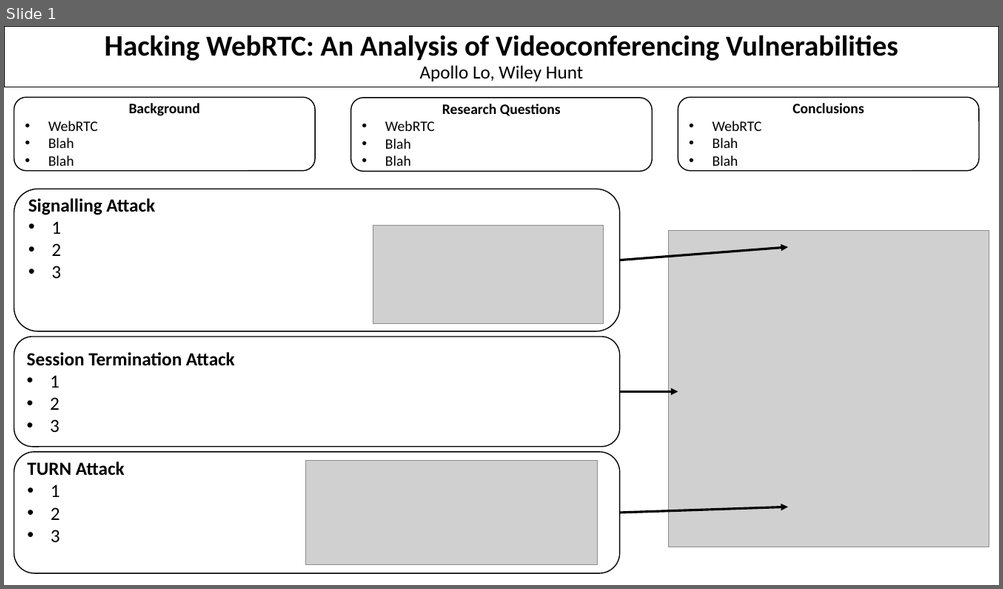
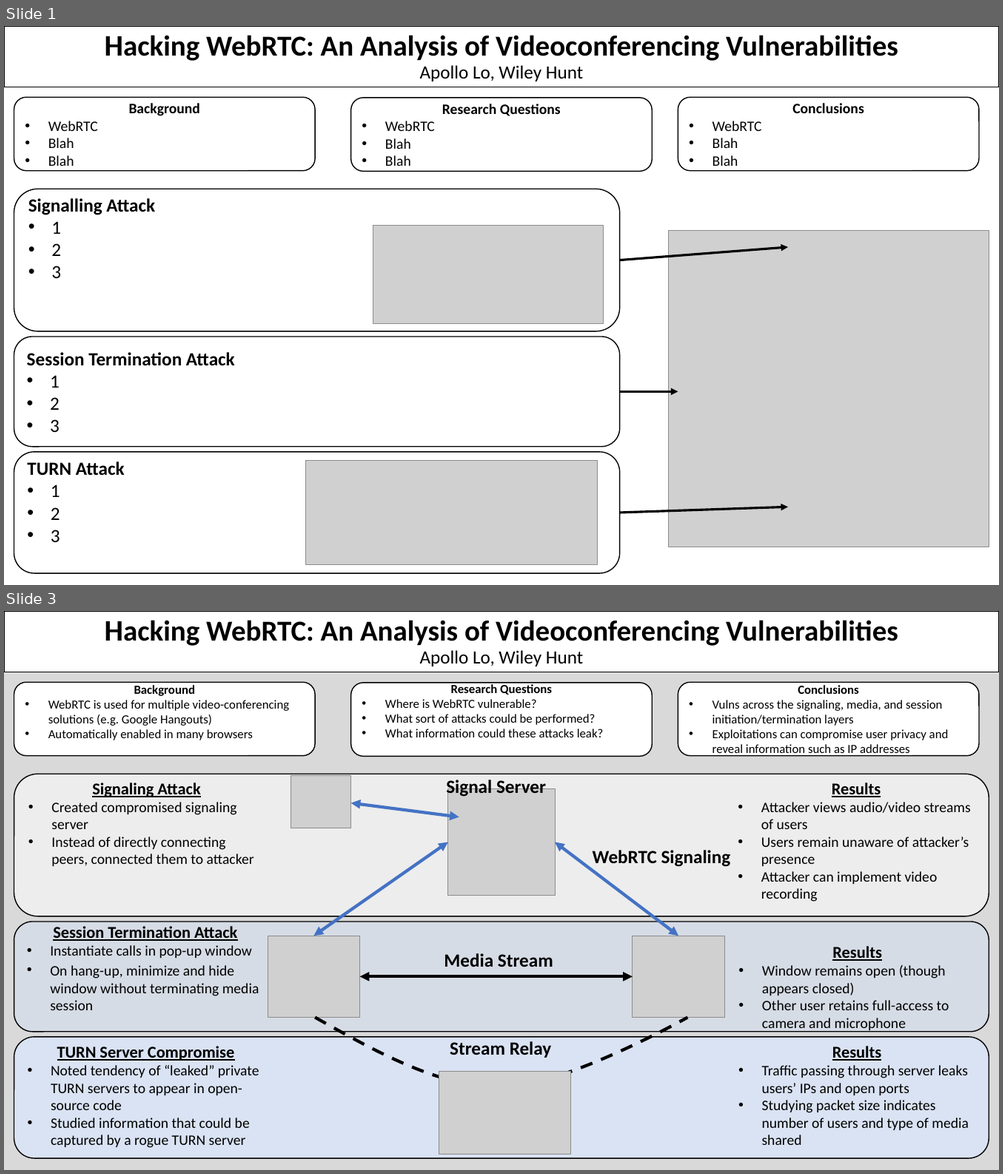
Before and after one commit to whunt1965/WEBRTC-CYBERSEC, a slide deck: WEBRTC_Slide.pptx. Shown one above the other, each under a label of ours: slide 1 before the commit, slides 1 and 3 after it; the slides between them are not shown. The pictures are 1003x589 and 1003x1174 pixels, drawn with LibreOffice and Linux fonts; fonts in the diff are those of the drawing; grey boxes stand for pictures. Boxes give left, top, right and bottom in pixels: in the first picture for what was removed or moved away, otherwise in the second. Text is boxed around its words. In the diff, an @@ line names an element or a change of style, - is before the commit and + after.

```diff
--- a/WEBRTC_Slide.pptx
+++ b/WEBRTC_Slide.pptx
@@ slide 3 added at (4,611,999,1170), background #D9D9D9 @@
@@ title added at (4,611,999,672), fill #FFFFFF, outline #000000 0.75 pt, 27.9 pt, text #000000, bold @@
+Hacking WebRTC: An Analysis of Videoconferencing Vulnerabilities
+Apollo Lo, Wiley Hunt
@@ rounded rectangle added at (14,682,314,756), fill #FFFFFF, outline #000000 1 pt, 12 pt, text #000000 @@
+Background
+• WebRTC is used for multiple video-conferencing solutions (e.g. Google Hangouts)
+• Automatically enabled in many browsers
@@ rounded rectangle added at (351,683,652,757), fill #FFFFFF, outline #000000 1 pt, 12 pt, text #000000 @@
+Research Questions
+• Where is WebRTC vulnerable?
+• What sort of attacks could be performed?
+• What information could these attacks leak?
@@ rounded rectangle added at (677,682,979,756), fill #FFFFFF, outline #000000 1 pt, 12 pt, text #000000 @@
+Conclusions
+• Vulns across the signaling, media, and session initiation/termination layers
+• Exploitations can compromise user privacy and reveal information such as IP addresses
@@ rounded rectangle added at (14,775,988,917), fill #EDEDED, outline #000000 1 pt, 14 pt, text #000000 @@
+Signaling Attack
+• Created compromised signaling server
+• Instead of directly connecting peers, connected them to attacker
+Results
+• Attacker views audio/video streams of users
+• Users remain unaware of attacker’s presence
+• Attacker can implement video recording
@@ picture added at (290,775,350,828) @@
@@ text added at (446,780,546,798), 18 pt, text #000000, bold @@
+Signal Server
@@ double arrow added from (351, 803) to (459, 817), #4472C4 3 pt @@
@@ picture added at (448,789,555,895) @@
@@ double arrow added from (313, 937) to (448, 843), #4472C4 3 pt @@
@@ double arrow added from (555, 843) to (678, 937), #4472C4 3 pt @@
@@ text added at (592,850,731,867), 18 pt, text #000000, bold @@
+WebRTC Signaling
@@ rounded rectangle added at (14,922,988,1033), fill #D6DCE5, outline #000000 1 pt, 14 pt, text #000000 @@
+Session Termination Attack
+• Instantiate calls in pop-up window
+• On hang-up, minimize and hide window without terminating media session
+Results
+• Window remains open (though appears closed)
+• Other user retains full-access to camera and microphone
@@ picture added at (267,937,359,1019) @@
@@ picture added at (632,937,724,1019) @@
@@ text added at (444,954,553,967), 18 pt, text #000000, bold @@
+Media Stream
@@ double arrow added from (360, 977) to (632, 977), #000000 3 pt @@
@@ freeform shape added at (315,1017,688,1088), outline #000000 3 pt dashed @@
@@ rounded rectangle added at (14,1037,988,1159), fill #DAE3F3, outline #000000 1 pt, 14 pt, text #000000 @@
+TURN Server Compromise
+• Noted tendency of “leaked” private TURN servers to appear in open-source code
+• Studied information that could be captured by a rogue TURN server
+Results
+• Traffic passing through server leaks users’ IPs and open ports
+• Studying packet size indicates number of users and type of media shared
@@ text added at (449,1042,552,1058), 18 pt, text #000000, bold @@
+Stream Relay
@@ picture added at (439,1072,571,1155) @@
```
Also in this commit, not shown: 1 slide changed.
